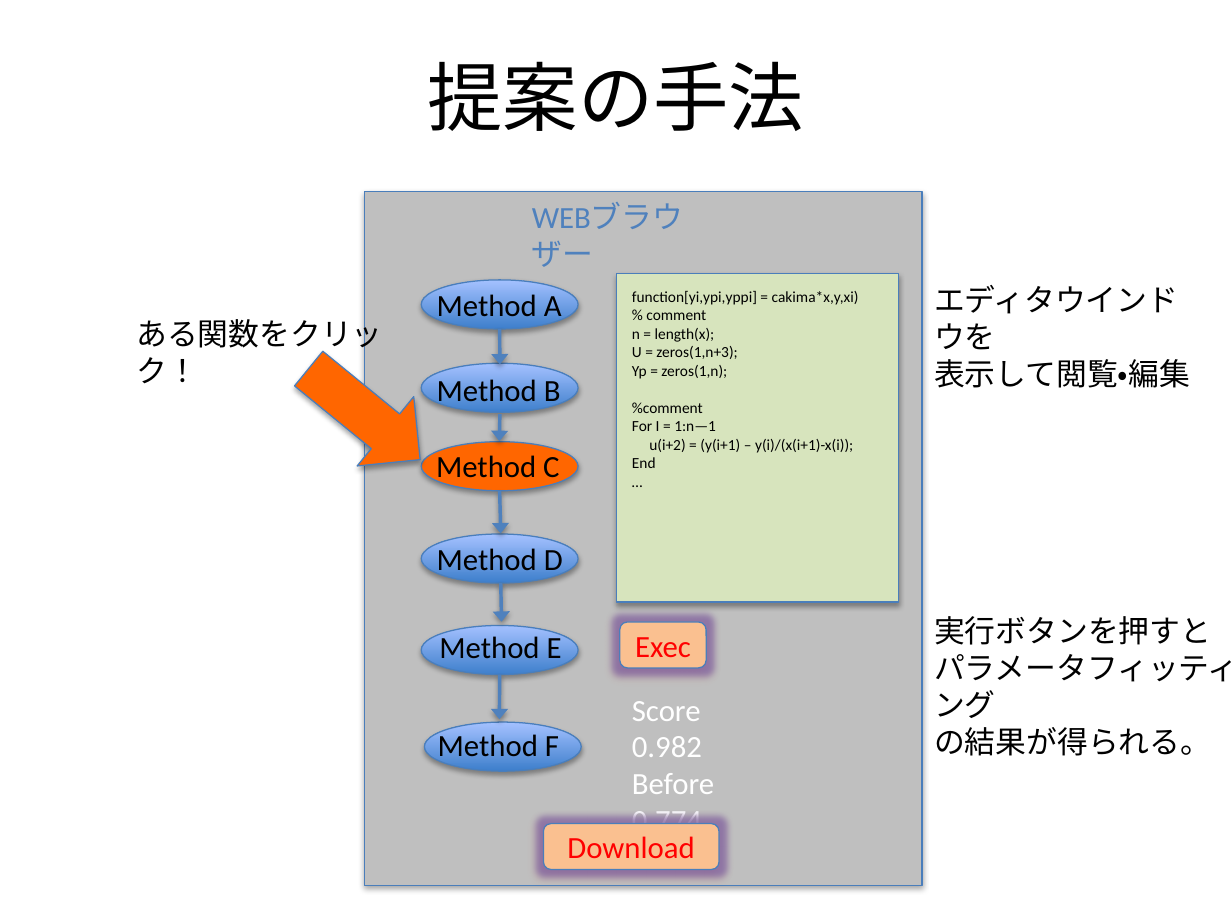
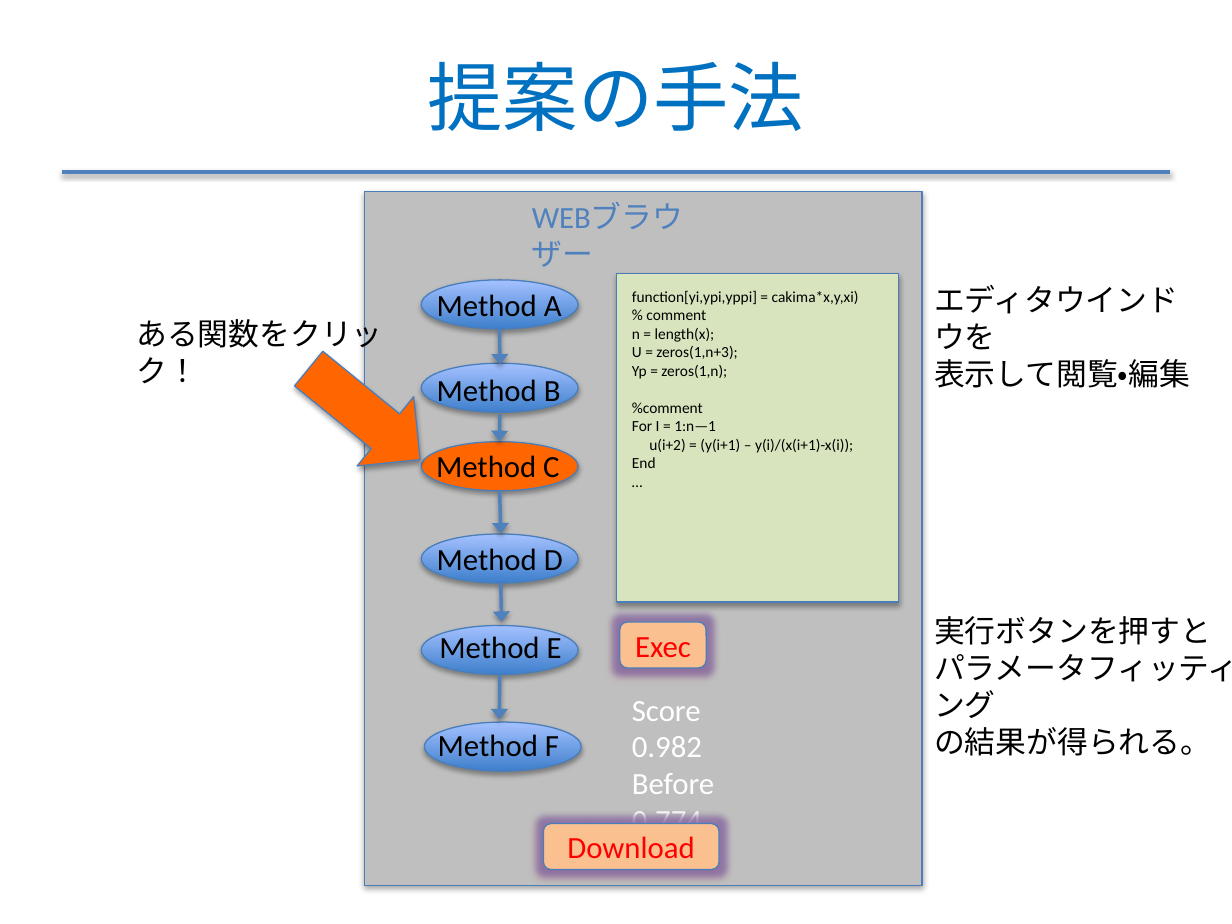
Before and after one commit to f-akazawa/akaz_uecdevelop, a slide deck: slide 13 of doc/中間発表資料.pptx (slide 12 before the commit). Drawn at 1232x924 pixels with LibreOffice and Linux fonts; fonts in the diff are those of the drawing. Boxes give left, top, right and bottom in pixels: in the first picture for what was removed or moved away, otherwise in the second. Text is boxed around its words. In the diff, an @@ line names an element or a change of style, - is before the commit and + after.

```diff
--- a/doc/中間発表資料.pptx
+++ b/doc/中間発表資料.pptx
@@ title "提案の手法" at (x1=428, y1=61, x2=804, y2=131): text colour #000000 to #0070C0 @@
@@ line added from (62, 172) to (1170, 172), #4F81BD 2 pt @@
```
Also in this commit, not shown: 17 other slides changed, 1 slide added.
